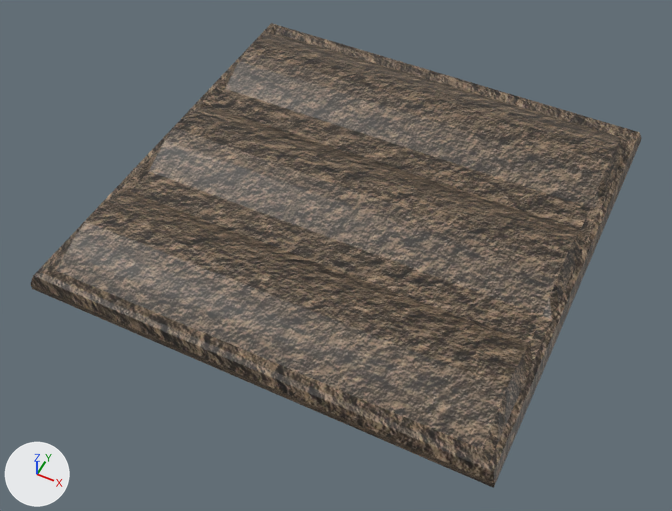
One commit to the Blender file Code/ldjam52/Assets/Resources/Models/Player/Field_baketest.blend: the scene before it, then after it.
One viewpoint serves both versions: a camera (50 mm lens) standing at (1.0, -2.18, 2.44) and looking at (0.0, -0.17, -0.07). Arrows for +X, +Y and +Z are at lower left; the lights stay in place.

The older version as bpy lines, for what is in view:
```python
mat_dreck = principled_material('Dreck')
mat_dreck.texture = img_field_texture_webp
me_cube = bpy.data.meshes.new('Cube')
me_cube.from_pydata(...)  # 260 vertices, 258 faces; spans x -0.83..0.83, y -0.83..0.83, z 0.0..0.13
me_cube.materials.append(mat_dreck)  # picture img_field_texture_webp
ob_fliese = bpy.data.objects.new('Fliese', me_cube)
ob_fliese.location = (0.0, 0.0, 0.0)
```
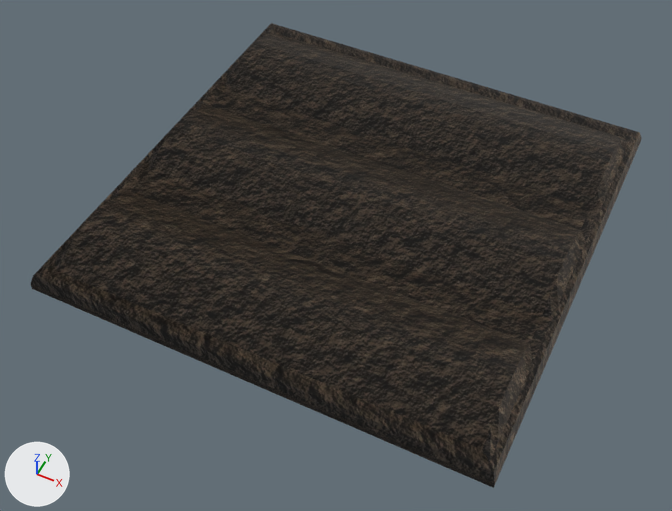
Boxes [x1, y1, x2, y2] around the edits, measured in the pictures (672 x 511 px):
```json
{"object": "Fliese", "change": "surface changed", "before": [31, 23, 642, 488], "after": [31, 23, 642, 488]}
```

The change, as JSON lines over the scene's bpy script:
```json
{"op": "add", "block": "mat_dreck", "code": "n3 = _N.new('ShaderNodeTexImage'); n3.name = 'Image Texture.001'"}
{"op": "add", "block": "mat_dreck", "code": "n3.image = img_field_texture_webp"}
{"op": "add", "block": "mat_dreck", "code": "n3.extension = 'EXTEND'"}
{"block": "mat_dreck", "where": "n1 = _N.new('ShaderNodeBsdfPrincipled'); n1.name = 'Principled BSDF'"}
{"op": "add", "block": "mat_dreck", "code": "_L.new(n3.outputs[0], n1.inputs[5])  # 'Color' to 'Normal'"}
```
